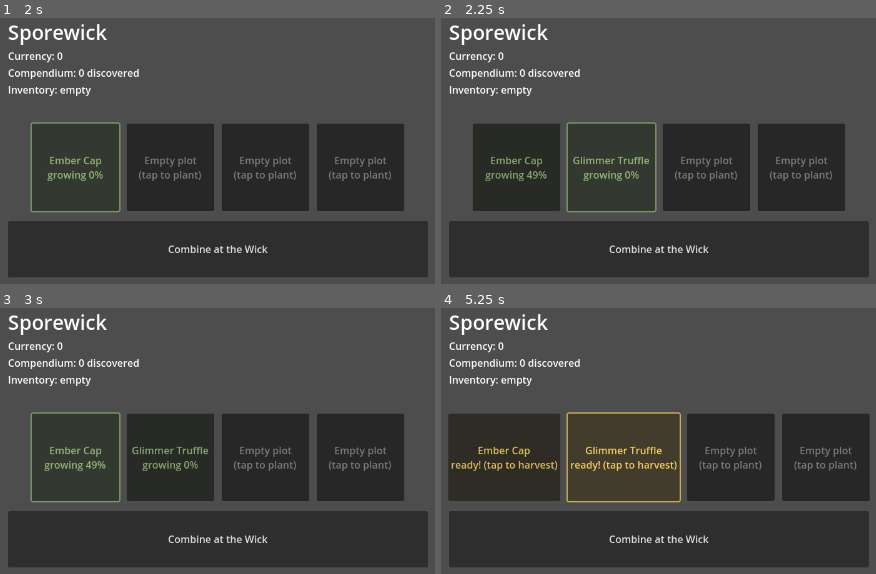
Above: before the commit, frames 1-4 (two rows, left to right).
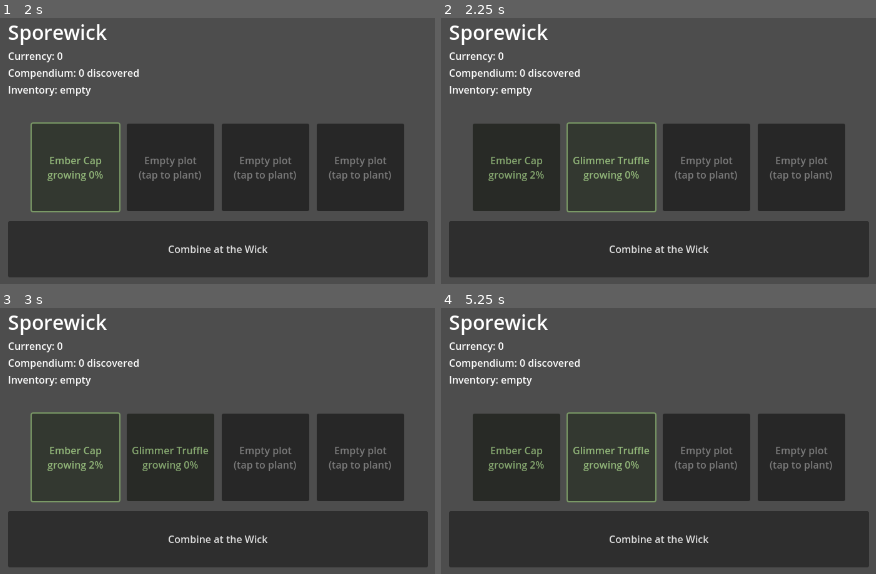
Above: after the commit, the same moments.

Repository: acophisoph/Game-Factory
Game: Godot game, scene res://scenes/Main.tscn
Two runs of this game, one before a commit and one after it. Both use one fixed random seed, a clock stepped at 60 frames per second and the inputs below.
Inputs (mouse positions are in pixels of both pictures, inside the frame that each line leads up to):
- Up to frame 1 (2 s): click "Empty plot (tap to plant)" at 0.5 s; click "Ember Cap growing 0%" at 1.25 s
- Up to frame 2 (2.25 s): click "Empty plot (tap to plant)" at 2 s
- Up to frame 3 (3 s): click (73, 456) at 2.75 s, where only the run before the commit has a clickable "Ember Cap growing 49%"
- Up to frame 4 (5.25 s): click (514, 456) at 3.5 s, where only the run after the commit has a clickable "Ember Cap growing 2%"; click (623, 456) at 4.25 s, where only the run before the commit has a clickable "Glimmer Truffle growing 50%"; click (610, 456) at 5 s, where only the run after the commit has a clickable "Glimmer Truffle growing 0%"

Frame 1 is identical in both runs. In frame 2, 0.2% of the frame differs, in the area x 10-25%, y 57-62%; in frame 3, 0.2%; in frame 4, 9.9%, in the area x 1-99%, y 39-74%.

Commit message:
Run #2: gameplay pass — growth balance, same-type combo design, headless tool bugfix
- Rebalance GROW_SECONDS from 3s (prototyping placeholder) to 60s real
  gameplay time, with a separate fast override used only by the headless
  autopilot so verification stays quick.
- Resolve the same-type-combo design question: combining two spores of
  the same base type now discovers a dedicated "refined" spore instead
  of falling through to Mystery Spore, rewarding single-type focus as a
  deliberate alternative strategy to cross-breeding variety. Recipe
  table now covers all 6 possible pairs of the 3 base spores.
- Extend the headless autopilot to deterministically exercise both the
  cross-type and same-type combo paths (new optional forced_type arg on
  plant_at, still real game logic, only the RNG pick is bypassed).
  17/17 assertions pass with real rendered screenshots.
- Fix a real bug in tools/run_headless_verify.sh found while
  re-verifying: a relative project-dir argument caused Godot to resolve
  --outdir against the project root instead of the caller's cwd,
  silently nesting screenshots into <project>/<project>/verification_output.
  Now resolves both paths to absolute before invoking Godot.
- Log new spore names in NAME_CHECK.md, update STATE.md checklist/
  known-issues/changelog, add today's social snippets.

Co-Authored-By: Claude Sonnet 5 <noreply@anthropic.com>
Claude-Session: https://claude.ai/code/session_019aoBc99FQMXysfCG8nBmfY

Diff:
--- a/game/sporewick/scripts/main.gd
+++ b/game/sporewick/scripts/main.gd
@@ -3,15 +3,24 @@
 # Sporewick core loop: plant -> grow -> harvest -> combine at the Wick ->
 # discover a hybrid species in the compendium.
 
-const GROW_SECONDS := 3.0
+const GROW_SECONDS := 60.0
+const VERIFY_GROW_SECONDS := 1.0
 const PLOT_COUNT := 4
 
 const BASE_SPORES := ["Ember Cap", "Moss Puff", "Glimmer Truffle"]
 
+# Cross-type combos discover a brand-new hybrid species. Same-type combos
+# (decided this run — see STATE.md known issues) discover a "refined" tier
+# of that same base spore instead of falling through to the Mystery Spore
+# fallback: this rewards focusing on one spore type as a deliberate
+# alternate strategy to cross-breeding variety, rather than punishing it.
 const RECIPES := {
 	"Ember Cap|Moss Puff": "Cindermoss Bloom",
 	"Ember Cap|Glimmer Truffle": "Suncap Ember",
 	"Glimmer Truffle|Moss Puff": "Duskmoss Lantern",
+	"Ember Cap|Ember Cap": "Radiant Ember Cap",
+	"Moss Puff|Moss Puff": "Plush Moss Puff",
+	"Glimmer Truffle|Glimmer Truffle": "Gilded Truffle",
 }
 
 enum PlotState { EMPTY, GROWING, READY }
@@ -30,16 +39,25 @@
 
 var autopilot_ok := true
 
+# Real gameplay uses GROW_SECONDS (a balanced-for-now idle timescale); the
+# headless autopilot substitutes VERIFY_GROW_SECONDS so verification runs
+# in seconds instead of minutes. Same growth code path either way.
+var _active_grow_seconds := GROW_SECONDS
+
 
 func _ready() -> void:
 	randomize()
+
+	var args := OS.get_cmdline_user_args()
+	if args.has("--verify"):
+		_active_grow_seconds = VERIFY_GROW_SECONDS
+
 	for i in range(PLOT_COUNT):
 		plots.append({"state": PlotState.EMPTY, "spore_type": "", "timer": 0.0})
 
 	_build_ui()
 	_refresh_ui()
 
-	var args := OS.get_cmdline_user_args()
 	if args.has("--verify"):
 		var outdir := "res://verification_output"
 		for a in args:
@@ -54,18 +72,18 @@
 	for plot in plots:
 		if plot.state == PlotState.GROWING:
 			plot.timer += delta
-			if plot.timer >= GROW_SECONDS:
+			if plot.timer >= _active_grow_seconds:
 				plot.state = PlotState.READY
 				changed = true
 	if changed:
 		_refresh_ui()
 
 
-func plant_at(i: int) -> bool:
+func plant_at(i: int, forced_type: String = "") -> bool:
 	if plots[i].state != PlotState.EMPTY:
 		return false
 	plots[i].state = PlotState.GROWING
-	plots[i].spore_type = BASE_SPORES[randi() % BASE_SPORES.size()]
+	plots[i].spore_type = forced_type if forced_type != "" else BASE_SPORES[randi() % BASE_SPORES.size()]
 	plots[i].timer = 0.0
 	_refresh_ui()
 	return true
@@ -186,7 +204,7 @@
 				btn.text = "Empty plot\n(tap to plant)"
 				btn.modulate = Color(0.55, 0.55, 0.55)
 			PlotState.GROWING:
-				var pct := int(100.0 * plot.timer / GROW_SECONDS)
+				var pct := int(100.0 * plot.timer / _active_grow_seconds)
 				btn.text = "%s\ngrowing %d%%" % [plot.spore_type, pct]
 				btn.modulate = Color(0.6, 0.75, 0.5)
 			PlotState.READY:
@@ -219,11 +237,11 @@
 	print("--- Sporewick headless autopilot start ---")
 	await _screenshot(outdir, "00_start")
 
-	_assert(plant_at(0), "plant plot 0")
-	_assert(plant_at(1), "plant plot 1")
+	_assert(plant_at(0, "Ember Cap"), "plant plot 0 (Ember Cap)")
+	_assert(plant_at(1, "Moss Puff"), "plant plot 1 (Moss Puff)")
 	await _screenshot(outdir, "01_planted")
 
-	await get_tree().create_timer(GROW_SECONDS + 0.5).timeout
+	await get_tree().create_timer(_active_grow_seconds + 0.5).timeout
 	_assert(plots[0].state == PlotState.READY, "plot 0 grew to ready")
 	_assert(plots[1].state == PlotState.READY, "plot 1 grew to ready")
 	await _screenshot(outdir, "02_grown")
@@ -234,10 +252,23 @@
 	await _screenshot(outdir, "03_harvested")
 
 	var before := compendium.size()
-	_assert(combine_at_wick(), "combine at wick")
+	_assert(combine_at_wick(), "combine cross-type pair at wick")
+	_assert(compendium.has("Cindermoss Bloom"), "cross-type combo discovered the expected hybrid")
 	_assert(compendium.size() == before + 1, "compendium gained a new species")
 	_assert(currency > 0, "currency increased over the loop")
 	await _screenshot(outdir, "04_combined")
 
+	# Exercise the same-type combo path (this run's design decision: it
+	# should discover a "refined" spore, never fall through to Mystery Spore).
+	_assert(plant_at(2, "Ember Cap"), "plant plot 2 (Ember Cap)")
+	_assert(plant_at(3, "Ember Cap"), "plant plot 3 (Ember Cap)")
+	await get_tree().create_timer(_active_grow_seconds + 0.5).timeout
+	_assert(harvest_at(2), "harvest plot 2")
+	_assert(harvest_at(3), "harvest plot 3")
+	_assert(combine_at_wick(), "combine same-type pair at wick")
+	_assert(compendium.has("Radiant Ember Cap"), "same-type combo discovered the refined spore")
+	_assert(not compendium.has("Mystery Spore"), "same-type combo did not fall through to Mystery Spore")
+	await _screenshot(outdir, "05_same_type_combined")
+
 	print("Final state: currency=%d compendium=%s inventory=%s" % [currency, JSON.stringify(compendium), inventory])
 	print("--- Sporewick headless autopilot ", ("PASS" if autopilot_ok else "FAIL"), " ---")
Binary file added: game/sporewick/verification_output/05_same_type_combined.png
Not shown, changed: NAME_CHECK.md
Not shown, added: SOCIAL_SNIPPETS/2026-09-10.md
Not shown, changed: STATE.md
Not shown, changed: tools/run_headless_verify.sh
